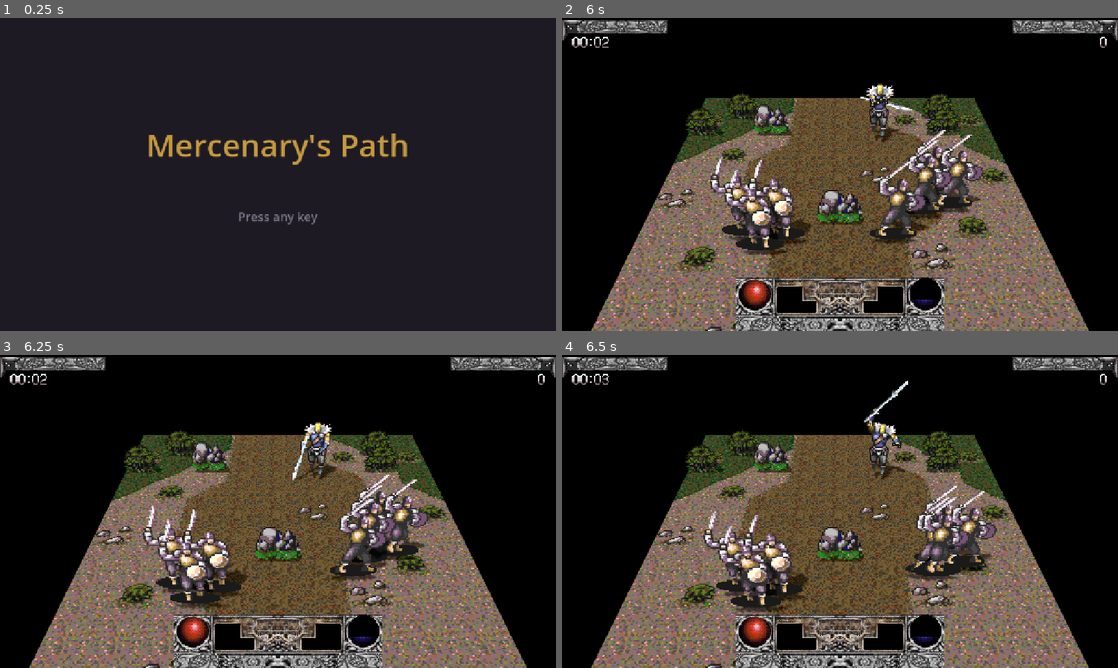
Above: before the commit, frames 1-4 (two rows, left to right).
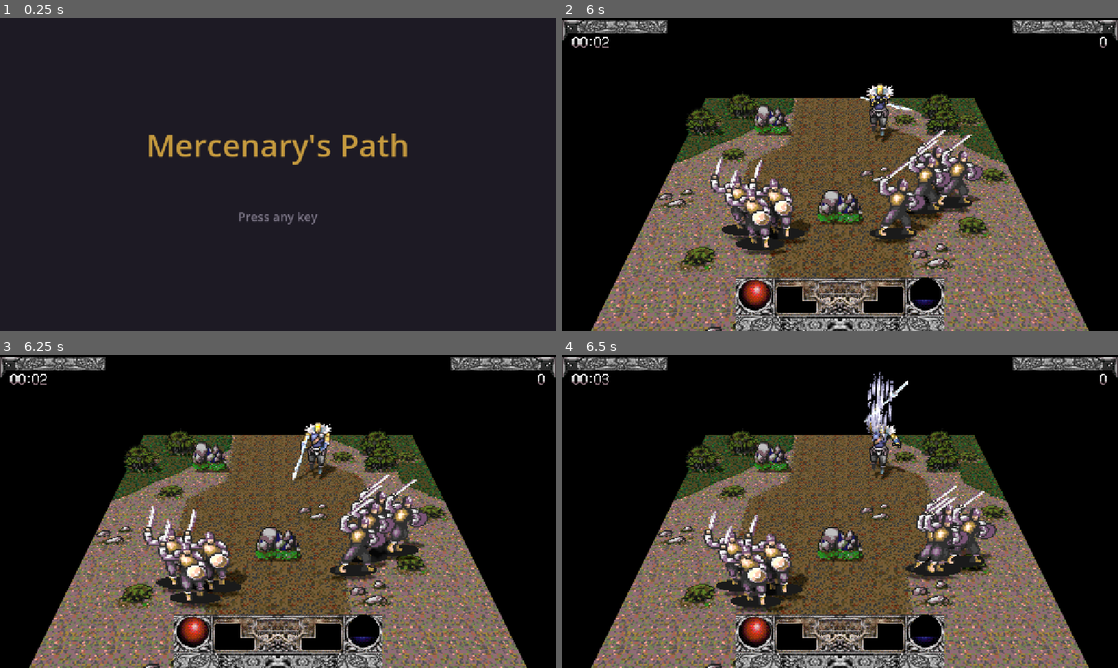
Above: after the commit, the same moments.

Repository: sapega89/Path-Of-A-Warrior
Game: Godot game, scene res://scenes/main.tscn
Two runs of this game, one before a commit and one after it. Both use one fixed random seed, a clock stepped at 60 frames per second and the inputs below.
Inputs (mouse positions are in pixels of both pictures, inside the frame that each line leads up to):
- Up to frame 1 (0.25 s): no input
- Up to frame 2 (6 s): tap Enter at 0.5 s; move the mouse to (962, 158) at 0.52 s; hold D (move_right) 0.53-1.25 s; tap J (attack) at 0.6 s; click (962, 158) at 0.67 s; tap Space at 0.77, 3.5 s; click "Chapter 1 The Rise" at 1.25 s; click "The Rise" at 2 s; click "Mission 1: Lord Gabriel" at 2.75 s; drag from (728, 190) to (812, 237) at 3.52 s; move the mouse to (895, 105) at 4.27 s; hold D (move_right) 4.28-5 s; tap 6 (potion_2) at 4.35 s; drag from (812, 237) to (673, 127) at 5.02 s; move the mouse to (1006, 221) at 5.77 s; hold A (move_left) from 5.78 s (still down); tap I at 5.85 s
- Up to frame 3 (6.25 s): keep holding A (move_left); tap Space at 6.02 s
- Up to frame 4 (6.5 s): keep holding A (move_left)

Frames 1-3 are identical in both runs. In frame 4, 0.5% of the frame differs, in the area x 48-60%, y 5-38%.

Commit message:
Godot: pictures of the effects of skills, potions and scrolls
The converter makes a sheet for each effect (fx_<name>.png, effects.json);
MapSim.effects() tells which frames show where, as the original's hero and
potion effects do, and the mission screen stands them in the world.

Co-Authored-By: Claude Opus 5.5 <noreply@anthropic.com>
Claude-Session: https://claude.ai/code/session_01Pra1er1kKanejmpdQiPXsm

Diff:
--- /dev/null
+++ b/godot/client/assets/original/effects.json
@@ -0,0 +1 @@
+{"slash":{"cell":[75,54],"origin":[37,30],"frames":8,"columns":8},"heal":{"cell":[56,68],"origin":[26,65],"frames":9,"columns":8},"buff":{"cell":[69,89],"origin":[34,86],"frames":6,"columns":6},"whirl":{"cell":[102,51],"origin":[50,38],"frames":2,"columns":2},"fire":{"cell":[24,77],"origin":[12,74],"frames":10,"columns":8},"burst":{"cell":[81,60],"origin":[40,31],"frames":2,"columns":2},"wave":{"cell":[230,217],"origin":[114,122],"frames":28,"columns":8},"blast":{"cell":[112,146],"origin":[55,82],"frames":10,"columns":8},"storm":{"cell":[214,350],"origin":[109,202],"frames":42,"columns":8},"quake":{"cell":[154,133],"origin":[78,101],"frames":15,"columns":8},"rain":{"cell":[240,245],"origin":[121,153],"frames":25,"columns":8},"scroll":{"cell":[191,203],"origin":[95,110],"frames":16,"columns":8}}
--- a/godot/client/scripts/screens/mission_screen.gd
+++ b/godot/client/scripts/screens/mission_screen.gd
@@ -2,7 +2,8 @@
 ## A mission of the original campaign on its map. The game itself runs in MapSim
 ## (original pixels and ticks); this screen reads the input, ticks the simulation every
 ## 120 ms and draws its state in 3D: the hero sprite, the camera on the current room,
-## the exit arrows and the "Stage" banners, the soldiers and their arrows, and the HUD.
+## the exit arrows and the "Stage" banners, the soldiers and their arrows, the effects of
+## skills, potions and scrolls, and the HUD.
 ## Params: {lord, mission, seed (optional: the same enemies every run)}.
 
 const MapBuilder := preload("res://scripts/world/map_builder.gd")
@@ -15,6 +16,7 @@
 const TouchControls := preload("res://scripts/ui/touch_controls.gd")
 const UiTheme := preload("res://scripts/ui/ui_theme.gd")
 const MapHud := preload("res://scripts/ui/map_hud.gd")
+const Effects := preload("res://scripts/world/effects.gd")
 
 const TICK := MapSim.TICK_MS / 1000.0
 const ARROW_SCALE := 3.0
@@ -31,6 +33,7 @@
 var hero: CharacterBody3D
 var camera: Camera3D
 var hud: MapHud
+var effects: Effects
 var banner: PanelContainer
 var banner_text: Label
 var arrows: Array[TextureRect] = []
@@ -100,6 +103,9 @@
 	hero.name = "Hero"
 	hero.external = true
 	world.add_child(hero)
+	effects = Effects.new()
+	effects.name = "Effects"
+	world.add_child(effects)
 	hero.global_position = Hero.px_to_world(Vector2(sim.hero.pos))
 
 	camera = FollowCamera.new()
@@ -194,6 +200,7 @@
 	hud.queue_redraw()
 	_place_soldiers(t)
 	_place_shots()
+	effects.show_effects(sim.effects())
 	_place_objects()
 	_place_loot()
 	_place_arrows()
--- a/godot/client/scripts/sim/map_sim.gd
+++ b/godot/client/scripts/sim/map_sim.gd
@@ -12,8 +12,8 @@
 ## the sword; soldiers and objects drop gold and items that the hero picks up. Generals come
 ## with their talk, fight with their skills, and the mission's own general ends the mission
 ## ("Mission Success!"). The hero's skills (on their keys, for MP) and his potions and
-## scrolls work. Not yet: the pictures of the effects, the talk after a cleared room and the
-## mission's rewards.
+## scrolls work, and effects() tells which pictures of their effects show. Not yet: the
+## talk after a cleared room and the mission's rewards.
 
 const Rooms := preload("res://scripts/world/rooms.gd")
 const JavaRandom := preload("res://scripts/sim/java_random.gd")
@@ -42,6 +42,8 @@
 ## The frame of an attack that hits, by action (sword 3..8, skills 21..24).
 const HIT_FRAME := [0, 0, 0, 1, 1, 1, 1, 1, 1, 0, 0, 0, 0, 0, 0, 0, 0, 0, 0, 0, 0, 5, 6, 5, 5]
 ## MP of skill 12..30 at level 1, and per level above.
+## The three flames of a fire scroll around its point.
+const FIRE_SHIFT := [Vector2i(3, -6), Vector2i(-10, 0), Vector2i(10, 5)]
 const SKILL_BASE_COST := [5, 6, 7, 10, 15, 7, 10, 10, 8, 9, 10, 5, 6, 7, 9, 12, 20, 20, 20]
 const SKILL_COST_PER_LEVEL := [3, 4, 5, 3, 4, 3, 3, 5, 3, 4, 5, 3, 4, 5, 5, 6, 5, 5, 5]
 ## Potions 1..9 restore HP (1), MP (2) or both (3) by 30 / 60 / 100 %.
@@ -1860,6 +1862,90 @@
 	return -1
 
 
+# ---- the pictures of the effects ---------------------------------------------------------
+
+## The effects to draw now: [sheet, frame, point in map pixels] (sheets fx_<name>.png). The
+## hero's skill shows its effect on him (the big skills 28-30 over the middle of the room),
+## a potion or scroll shows where it is in use.
+func effects() -> Array:
+	var out: Array = []
+	var a := hero.action
+	var f := hero.frame
+	var p := hero.pos
+	match a:
+		2:
+			out.append(["slash", hero.dir + (f & 1), p])
+		12:
+			if f > 2 and f < 6:
+				out.append(["slash", hero.dir + (f & 1), p])
+		13:
+			if f > 4 and f < 8:
+				out.append(["slash", hero.dir + (f & 1), p])
+		14:
+			if f > 0 and f < 9:
+				out.append(["slash", hero.dir + (f & 1), p])
+		15, 16:
+			if f > 3:
+				out.append(["heal", f - 4, p])
+		17, 18, 19:
+			if f > 3 and f < 10:
+				out.append(["buff", f - 4, p])
+		21:
+			if f == 5 or f == 6:
+				out.append(["whirl", f - 5, p])
+		22:
+			if f > 1 and f < 6:
+				out.append(["slash", f & 1, p])
+		23:
+			if f == 5 or f == 6:
+				out.append(["slash", f - 5, p])
+		24:
+			if f == 5 or f == 6:
+				out.append(["burst", f - 5, p])
+		26, 27:
+			if a == 27 and f == 9:
+				out.append(["blast", 1, _front_of(p, hero.shown_dir)])
+			elif f > 1 and f < 9:
+				out.append(["wave", f - 2 + (hero.dir >> 1) * 7, p])
+		28:
+			if f > 3 and f < 22:
+				if f > 9:
+					for i in 3:
+						out.append(["storm", (f - 10) * 3 + 6 + i, _room_middle()])
+				else:
+					out.append(["storm", f - 4, _room_middle()])
+		29:
+			if f > 6 and f < 22:
+				out.append(["quake", f - 7, _room_middle()])
+		30:
+			if f > 3 and f < 9:
+				for i in 5:
+					out.append(["rain", (f - 4) * 5 + i, _room_middle()])
+			elif f > 12 and f < 15:
+				for i in 3:
+					out.append(["blast", (f - 13) * 5 + 2 + i, _room_middle()])
+	match effect_item:
+		0:
+			pass
+		-2:
+			out.append(["blast", effect_step, effect_pos])
+		-1:
+			for i in 3:
+				out.append(["fire", effect_step, effect_pos + FIRE_SHIFT[i]])
+		10, 11:
+			if effect_step > 0:
+				out.append(["scroll", effect_step - 1 + (effect_dir << 2), effect_pos])
+		_:
+			out.append(["buff", effect_step + 4, effect_pos])
+	return out
+
+
+## The middle of the room on the screen, where the big skills show.
+func _room_middle() -> Vector2i:
+	var o := room_origin()
+	return Vector2i(o.x * 7 * 27 + 120, o.y * 7 * 27 + 131)
+
+
 # ---- the hero's animation tables ---------------------------------------------------------------
 
 ## The hero's frame list for an action and 8-direction (as the original builds hero.anims).
--- /dev/null
+++ b/godot/client/scripts/world/effects.gd
@@ -0,0 +1,75 @@
+extends Node3D
+## The pictures of the effects (skills, potions, scrolls) standing in the 3D world like the
+## other sprites, drawn over them. show_effects() takes MapSim.effects(): [sheet, frame,
+## point in map pixels]. The sheets are assets/original/fx_<name>.png with their cells
+## and origins in effects.json (godot/tools/import_original.py).
+
+const Hero := preload("res://scripts/world/hero.gd")
+const INFO_PATH := "res://assets/original/effects.json"
+const SHEET_PATH := "res://assets/original/fx_%s.png"
+const PX := 1.0 / 27.0
+
+var info := {}
+var _sheets := {}
+var _sprites: Array[Sprite3D] = []
+
+
+func _ready() -> void:
+	var f := FileAccess.open(INFO_PATH, FileAccess.READ)
+	if f != null:
+		var data: Variant = JSON.parse_string(f.get_as_text())
+		if typeof(data) == TYPE_DICTIONARY:
+			info = data
+
+
+func show_effects(list: Array) -> void:
+	var used := 0
+	for e in list:
+		var sheet := str(e[0])
+		var frame := int(e[1])
+		var meta: Dictionary = info.get(sheet, {})
+		if meta.is_empty() or frame < 0 or frame >= int(meta.frames):
+			continue
+		var s := _sprite(used)
+		used += 1
+		var cell: Array = meta.cell
+		var origin: Array = meta.origin
+		var cols := int(meta.columns)
+		s.texture = _sheet(sheet)
+		s.region_rect = Rect2((frame % cols) * float(cell[0]), (frame / cols) * float(cell[1]),
+			float(cell[0]), float(cell[1]))
+		s.offset = Vector2(float(cell[0]) / 2.0 - float(origin[0]), float(origin[1]) - float(cell[1]) / 2.0)
+		var p: Vector2i = e[2]
+		s.position = Hero.px_to_world(Vector2(p))
+		s.visible = true
+	for i in range(used, _sprites.size()):
+		_sprites[i].visible = false
+
+
+func shown() -> int:
+	var n := 0
+	for s in _sprites:
+		if s.visible:
+			n += 1
+	return n
+
+
+func _sheet(sheet_name: String) -> Texture2D:
+	if not _sheets.has(sheet_name):
+		_sheets[sheet_name] = load(SHEET_PATH % sheet_name)
+	return _sheets[sheet_name]
+
+
+func _sprite(i: int) -> Sprite3D:
+	while _sprites.size() <= i:
+		var s := Sprite3D.new()
+		s.name = "Effect%d" % _sprites.size()
+		s.region_enabled = true
+		s.pixel_size = PX
+		s.billboard = BaseMaterial3D.BILLBOARD_FIXED_Y
+		s.texture_filter = BaseMaterial3D.TEXTURE_FILTER_NEAREST
+		s.no_depth_test = true
+		s.render_priority = 1
+		add_child(s)
+		_sprites.append(s)
+	return _sprites[i]
--- a/godot/client/tests/test_enemies.gd
+++ b/godot/client/tests/test_enemies.gd
@@ -3,6 +3,7 @@
 const MapBuilder := preload("res://scripts/world/map_builder.gd")
 const MapSim := preload("res://scripts/sim/map_sim.gd")
 const JavaRandom := preload("res://scripts/sim/java_random.gd")
+const Effects := preload("res://scripts/world/effects.gd")
 
 
 ## Mission 1 of lord 1 on map 1, the same random numbers every run.
@@ -290,3 +291,26 @@
 		sim.tick(-1, -1)
 	check(e.hp < hp, "the blast took HP: %d -> %d" % [hp, e.hp])
 	eq(sim.effect_item, 0, "the scroll is used up")
+
+
+func test_effects_of_skills_and_potions() -> void:
+	var d := _duel()
+	var sim: RefCounted = d[0]
+	eq(sim.effects().size(), 0, "nothing while standing")
+	sim.tick(-1, -1, false, 0)  # skill 12: the dash
+	for t in 3:
+		sim.tick(-1, -1)
+	var fx: Array = sim.effects()
+	eq(fx.size(), 1, "the dash shows its effect")
+	eq(fx[0][0], "slash", "from the slash sheet")
+	var sim2: RefCounted = _duel()[0]
+	sim2.add_quick_item(4)
+	sim2.tick(-1, -1, false, -1, 0)
+	fx = sim2.effects()
+	eq(fx.size(), 1, "a potion in use shows")
+	eq(fx[0][1], 4, "its first frame")
+	var node := Effects.new()
+	node._ready()
+	node.show_effects(fx + [["storm", 99, Vector2i.ZERO], ["nothing", 0, Vector2i.ZERO]])
+	eq(node.shown(), 1, "only frames the sheets have are drawn")
+	node.free()
Binary file added: godot/client/assets/original/fx_blast.png
Binary file added: godot/client/assets/original/fx_buff.png
Binary file added: godot/client/assets/original/fx_burst.png
Binary file added: godot/client/assets/original/fx_fire.png
Binary file added: godot/client/assets/original/fx_heal.png
Binary file added: godot/client/assets/original/fx_quake.png
Binary file added: godot/client/assets/original/fx_rain.png
Binary file added: godot/client/assets/original/fx_scroll.png
Binary file added: godot/client/assets/original/fx_slash.png
Binary file added: godot/client/assets/original/fx_storm.png
Binary file added: godot/client/assets/original/fx_wave.png
Binary file added: godot/client/assets/original/fx_whirl.png
